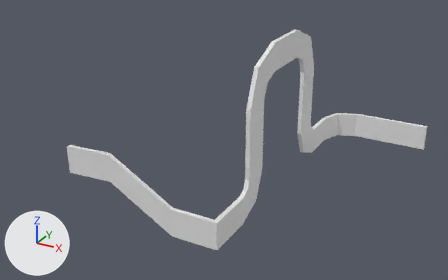
An edit to the Blender file Assets/3D Objects/untitled.blend, drawn before and after from the same camera.
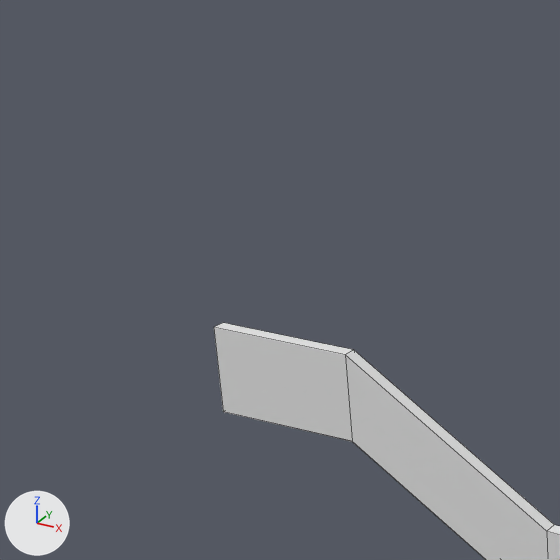
Old and new are each drawn whole from a 50 mm camera at (111.7, -322.5, 151.1) aimed at (-33.1, -59.1, 19.4) and again close up on the part from 0% to 39% of the width and 16% to 78% of the height. The lights are fixed; the arrows at lower left show +X, +Y and +Z. The close-ups show mesh edges as thin lines.
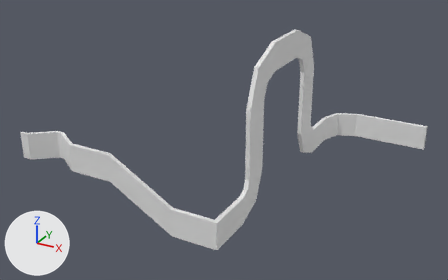
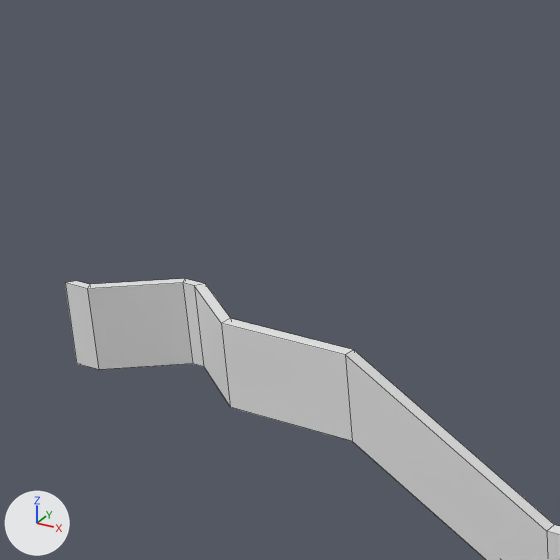
Pixel boxes (x1, y1, x2, y2) of what changed, in the close-ups (560 x 560 px):
```json
{"object": "Cube.004", "change": "reshaped", "before": [214, 323, 560, 560], "after": [65, 278, 560, 560]}
{"part": 1, "of": "me_cube_005", "change": "built on", "before": [214, 323, 353, 441], "after": [65, 278, 353, 441]}
```

Scene script edits in JSON lines:
```json
{"block": "me_cube_005", "where": "# used by ob_cube_004; location = (54.2, 27.1, 0.0)"}
{"op": "remove", "block": "me_cube_005", "code": "me_cube_005.from_pydata(...)  # 133 vertices, 128 faces; spans x -136.0..0.0, y -152.0..1.0, z -3.0..78.0"}
{"op": "add", "block": "me_cube_005", "code": "me_cube_005.from_pydata(...)  # 163 vertices, 158 faces; spans x -167.0..0.0, y -150.0..1.0, z -3.0..78.0"}
{"block": "me_cube_005", "change": "me_cube_005 part 1"}
{"block": "me_cube_005", "change": "3 vertices are removed from x -136.0, y -152.0, z 17.0..31.0"}
{"block": "me_cube_005", "change": "6 faces are deleted"}
{"block": "me_cube_005", "change": "33 vertices are added at x -167.0..-136.0, y -150.0..-140.0, z 17.0..31.0"}
{"block": "me_cube_005", "change": "36 new faces join them"}
```
